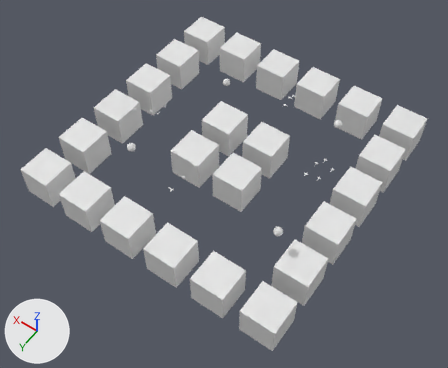
The Blender file DirectXGame/Resources/levels/stage1.blend: old version first, new version second.
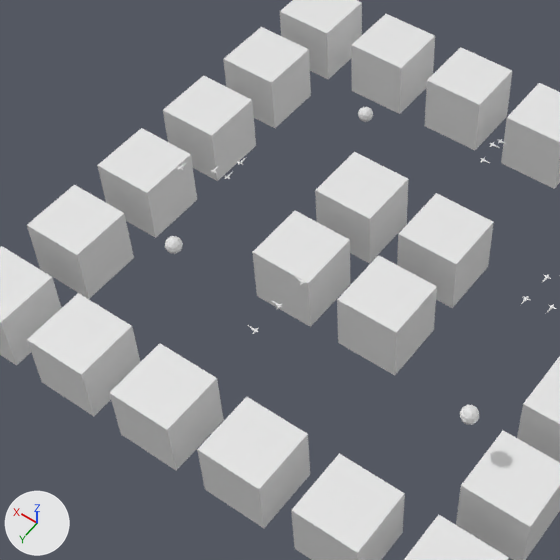
Each version appears first whole from a camera (50 mm lens) standing at (-275.0, 398.0, 561.0) and looking at (-15.0, 34.0, -11.0), and next in a close-up on the part from 10% to 72% of the width and 7% to 82% of the height. Arrows for +X, +Y and +Z are at lower left; the lights stay in place.

Script lines for the objects in view, before the commit:
```python
me_cube = bpy.data.meshes.new('Cube')
me_cube.from_pydata(...)  # a box spanning x -1.0..1.0, y -1.0..1.0, z -1.0..1.0
me_cube.materials.append(mat_material)  # white #e7e7e7
me_cube_003 = bpy.data.meshes.new('Cube.003')
me_cube_003.from_pydata(...)  # a box spanning x -1.0..1.0, y -1.0..1.0, z -1.0..1.0
me_cube_003.materials.append(mat_material_003)  # white #e7e7e7
me_cube_042 = bpy.data.meshes.new('Cube.042')
me_cube_042.from_pydata(...)  # a box spanning x -1.0..1.0, y -1.0..1.0, z -1.0..1.0
me_cube_042.materials.append(mat_material_042)  # white #e7e7e7
ob_cube = bpy.data.objects.new('Cube', me_cube)
ob_cube.location = (30.0, 30.0, 0.0)
ob_cube.scale = (20.0, 20.0, 20.0)
ob_cube_003 = bpy.data.objects.new('Cube.003', me_cube_003)
ob_cube_003.location = (-30.0, 30.0, 0.0)
ob_cube_003.scale = (20.0, 20.0, 20.0)
ob_cube_014 = bpy.data.objects.new('Cube.014', me_cube_042)
ob_cube_014.location = (-30.0, -150.0, 0.0)
ob_cube_014.scale = (20.0, 20.0, 20.0)
# also in view: 'Cube.025' at (150.0, -150.0, 0.0); 'Cube.021' at (90.0, -150.0, 0.0); 'Cube.027' at (150.0, -30.0, 0.0); 'Cube.022' at (30.0, -150.0, 0.0); 'Cube.004' at (-150.0, 30.0, 0.0)
```
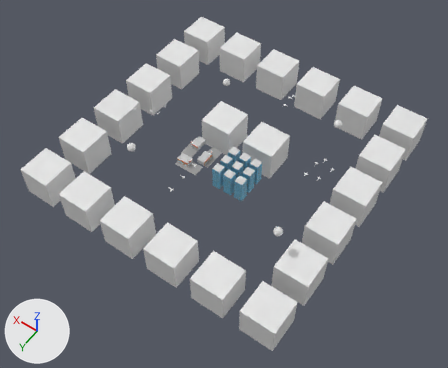
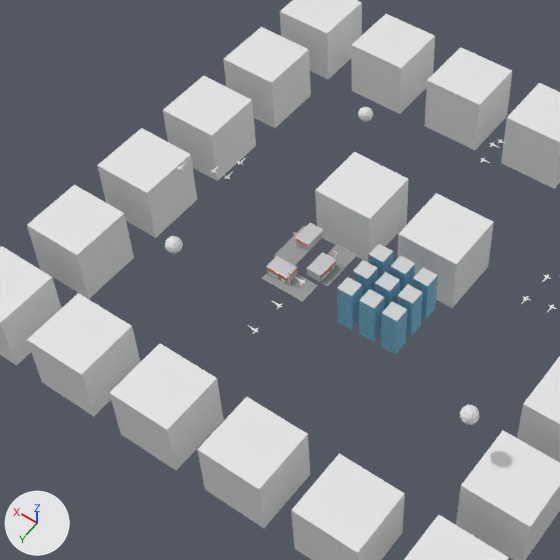
What differs and where, as boxes (x1, y1, x2, y2) in the close-ups (560 x 560 px):
'Cube.003', deleted
    before: (337, 255, 437, 375)
'Cube', deleted
    before: (252, 211, 350, 327)
'立方体.005', added
    after: (262, 256, 318, 302)
'立方体.002', added
    after: (307, 244, 357, 286)
'立方体_立方体.009', added (blue)
    after: (381, 301, 407, 355)
'立方体_立方体.004', added (blue)
    after: (359, 289, 385, 342)
'立方体_立方体.003', added (blue)
    after: (337, 277, 362, 330)
'立方体.001', added
    after: (274, 223, 324, 266)
'立方体_立方体.007', added
    after: (397, 284, 423, 337)
'立方体_立方体.008', added
    after: (412, 267, 438, 320)
'立方体_立方体.006', added
    after: (375, 272, 400, 310)
'立方体_立方体.001', added
    after: (353, 260, 378, 297)
'立方体_立方体.005', added
    after: (390, 255, 415, 292)
'立方体_立方体.002', added
    after: (368, 244, 393, 279)

Diff of the bpy script that builds the scene:
```diff
--- a/DirectXGame/Resources/levels/stage1.blend.py
+++ b/DirectXGame/Resources/levels/stage1.blend.py
@@ ob_cube @@
-ob_cube = bpy.data.objects.new('Cube', me_cube)
@@ ob_cube_003 @@
-ob_cube_003 = bpy.data.objects.new('Cube.003', me_cube_003)
@@ ob_立方体_002 @@
+ob_立方体_002 = bpy.data.objects.new('立方体.002', me_立方体_002)  # 212 vertices, 129 faces; spans x -22.5..7.5, y -0.1..11.6, z -10.0..5.0; in mat_マテリアル_003 (its picture is missing)
+ob_立方体_002.location = (20.0, 25.0, 0.0)
+ob_立方体_002.rotation_euler = (1.571, 0.0, 1.571)  # degrees (90, 0, 90)
@@ ob_立方体_001 @@
+ob_立方体_001 = bpy.data.objects.new('立方体.001', me_立方体_001)  # 212 vertices, 129 faces; spans x -22.5..7.5, y -0.1..11.6, z -10.0..5.0; in mat_マテリアル_002 (its picture is missing)
+ob_立方体_001.location = (40.0, 10.0, 0.0)
+ob_立方体_001.rotation_euler = (1.571, 0.0, -1.571)  # degrees (90, 0, -90)
@@ ob_立方体_005 @@
+ob_立方体_005 = bpy.data.objects.new('立方体.005', me_立方体_005)  # 212 vertices, 129 faces; spans x -22.5..7.5, y -0.1..11.6, z -10.0..5.0; in mat_マテリアル (its picture is missing)
+ob_立方体_005.location = (37.5, 40.0, 0.0)
+ob_立方体_005.rotation_euler = (1.571, 0.0, 0.0)  # degrees (90, 0, 0)
@@ ob_立方体_立方体_009 @@
+ob_立方体_立方体_009 = bpy.data.objects.new('立方体_立方体.009', me_立方体_立方体_009)  # a box spanning x -5.0..5.0, y 0.0..30.0, z -5.0..5.0; in mat_マテリアル_022 (picture img_building2_png_008)
+ob_立方体_立方体_009.location = (-45.0, 45.0, 0.0)
+ob_立方体_立方体_009.rotation_euler = (1.571, 0.0, 0.0)  # degrees (90, 0, 0)
@@ ob_立方体_立方体_008 @@
+ob_立方体_立方体_008 = bpy.data.objects.new('立方体_立方体.008', me_立方体_立方体_008)  # a box spanning x -5.0..5.0, y 0.0..30.0, z -5.0..5.0; in mat_マテリアル_021 (picture img_building2_png_007)
+ob_立方体_立方体_008.location = (-45.0, 15.0, 0.0)
+ob_立方体_立方体_008.rotation_euler = (1.571, 0.0, 0.0)  # degrees (90, 0, 0)
@@ ob_立方体_立方体_007 @@
+ob_立方体_立方体_007 = bpy.data.objects.new('立方体_立方体.007', me_立方体_立方体_007)  # a box spanning x -5.0..5.0, y 0.0..30.0, z -5.0..5.0; in mat_マテリアル_020 (picture img_building2_png_006)
+ob_立方体_立方体_007.location = (-45.0, 30.0, 0.0)
+ob_立方体_立方体_007.rotation_euler = (1.571, 0.0, 0.0)  # degrees (90, 0, 0)
@@ ob_立方体_立方体_006 @@
+ob_立方体_立方体_006 = bpy.data.objects.new('立方体_立方体.006', me_立方体_立方体_006)  # a box spanning x -5.0..5.0, y 0.0..30.0, z -5.0..5.0; in mat_マテリアル_019 (picture img_building2_png_005)
+ob_立方体_立方体_006.location = (-30.0, 30.0, 0.0)
+ob_立方体_立方体_006.rotation_euler = (1.571, 0.0, 0.0)  # degrees (90, 0, 0)
@@ ob_立方体_立方体_005 @@
+ob_立方体_立方体_005 = bpy.data.objects.new('立方体_立方体.005', me_立方体_立方体_005)  # a box spanning x -5.0..5.0, y 0.0..30.0, z -5.0..5.0; in mat_マテリアル_018 (picture img_building2_png_004)
+ob_立方体_立方体_005.location = (-30.0, 15.0, 0.0)
+ob_立方体_立方体_005.rotation_euler = (1.571, 0.0, 0.0)  # degrees (90, 0, 0)
@@ ob_立方体_立方体_004 @@
+ob_立方体_立方体_004 = bpy.data.objects.new('立方体_立方体.004', me_立方体_立方体_004)  # a box spanning x -5.0..5.0, y 0.0..30.0, z -5.0..5.0; in mat_マテリアル_017 (picture img_building2_png_003)
+ob_立方体_立方体_004.location = (-30.0, 45.0, 0.0)
+ob_立方体_立方体_004.rotation_euler = (1.571, 0.0, 0.0)  # degrees (90, 0, 0)
@@ ob_立方体_立方体_003 @@
+ob_立方体_立方体_003 = bpy.data.objects.new('立方体_立方体.003', me_立方体_立方体_003)  # a box spanning x -5.0..5.0, y 0.0..30.0, z -5.0..5.0; in mat_マテリアル_016 (picture img_building2_png_002)
+ob_立方体_立方体_003.location = (-15.0, 45.0, 0.0)
+ob_立方体_立方体_003.rotation_euler = (1.571, 0.0, 0.0)  # degrees (90, 0, 0)
@@ ob_立方体_立方体_001 @@
+ob_立方体_立方体_001 = bpy.data.objects.new('立方体_立方体.001', me_立方体_立方体_001)  # a box spanning x -5.0..5.0, y 0.0..30.0, z -5.0..5.0; in mat_マテリアル_015 (picture img_building2_png_001)
+ob_立方体_立方体_001.location = (-15.0, 30.0, 0.0)
+ob_立方体_立方体_001.rotation_euler = (1.571, 0.0, 0.0)  # degrees (90, 0, 0)
@@ ob_立方体_立方体_002 @@
+ob_立方体_立方体_002 = bpy.data.objects.new('立方体_立方体.002', me_立方体_立方体_002)  # a box spanning x -5.0..5.0, y 0.0..30.0, z -5.0..5.0; in mat_マテリアル_001 (picture img_building2_png)
+ob_立方体_立方体_002.location = (-15.0, 15.0, 0.0)
+ob_立方体_立方体_002.rotation_euler = (1.571, 0.0, 0.0)  # degrees (90, 0, 0)
```
